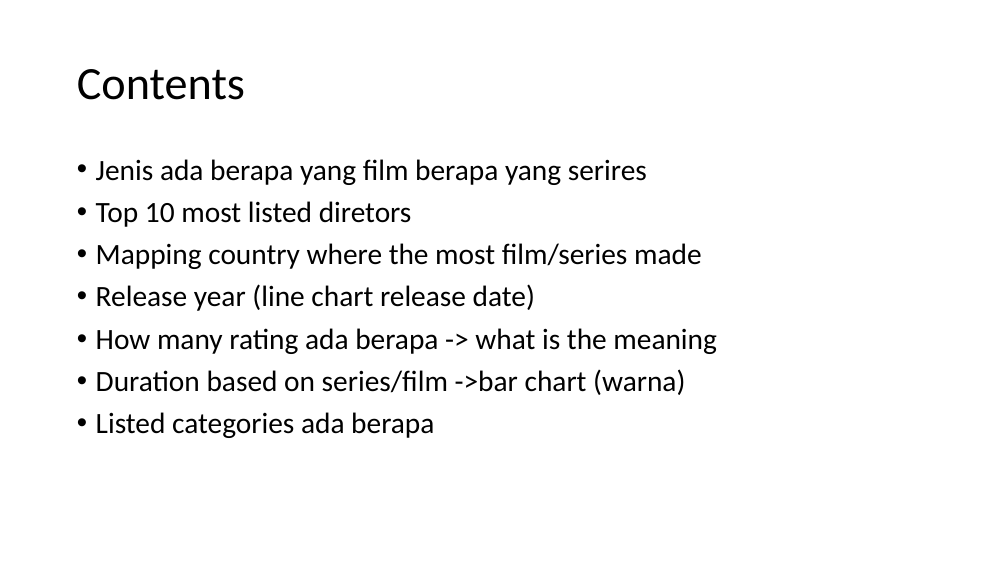
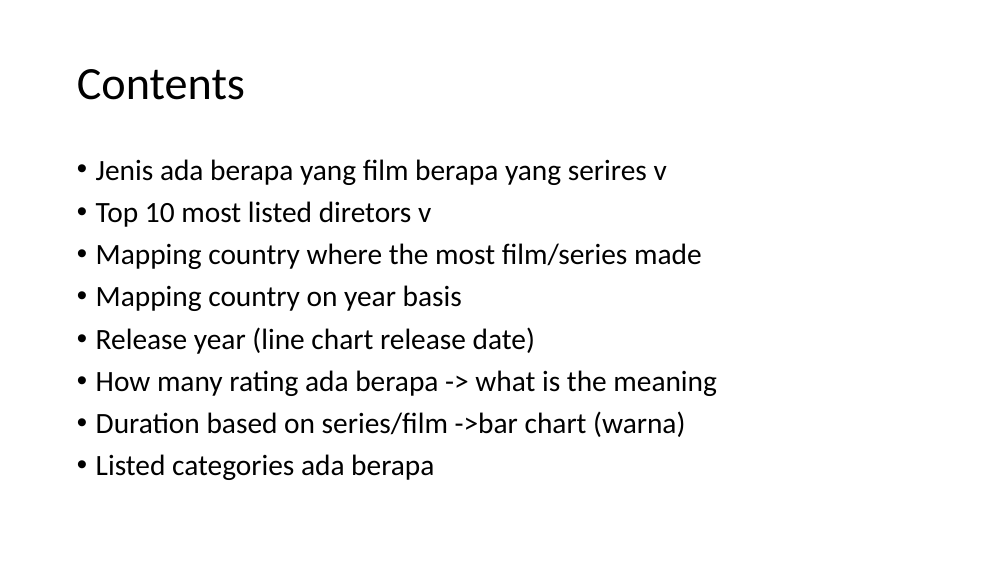
Before and after one commit to MIKHAHILLIARD/Mikha_Portofolio, a slide deck: slide 2 of Netflix Dataset/Netflix_ppt.pptx. Drawn at 1008x567 pixels with LibreOffice and Linux fonts; fonts in the diff are those of the drawing. Boxes give left, top, right and bottom in pixels: in the first picture for what was removed or moved away, otherwise in the second. Text is boxed around its words. In the diff, an @@ line names an element or a change of style, - is before the commit and + after.

```diff
--- a/Netflix Dataset/Netflix_ppt.pptx
+++ b/Netflix Dataset/Netflix_ppt.pptx
@@ text at <box>96,159,667,227</box>: text changed @@
-• Jenis ada berapa yang film berapa yang serires
-• Top 10 most listed diretors
+• Jenis ada berapa yang film berapa yang serires v
+• Top 10 most listed diretors v
@@ text at <box>96,285,462,311</box>: paragraph added @@
+• Mapping country on year basis
```
Also in this commit, not shown: 3 slides added, 1 other file.
